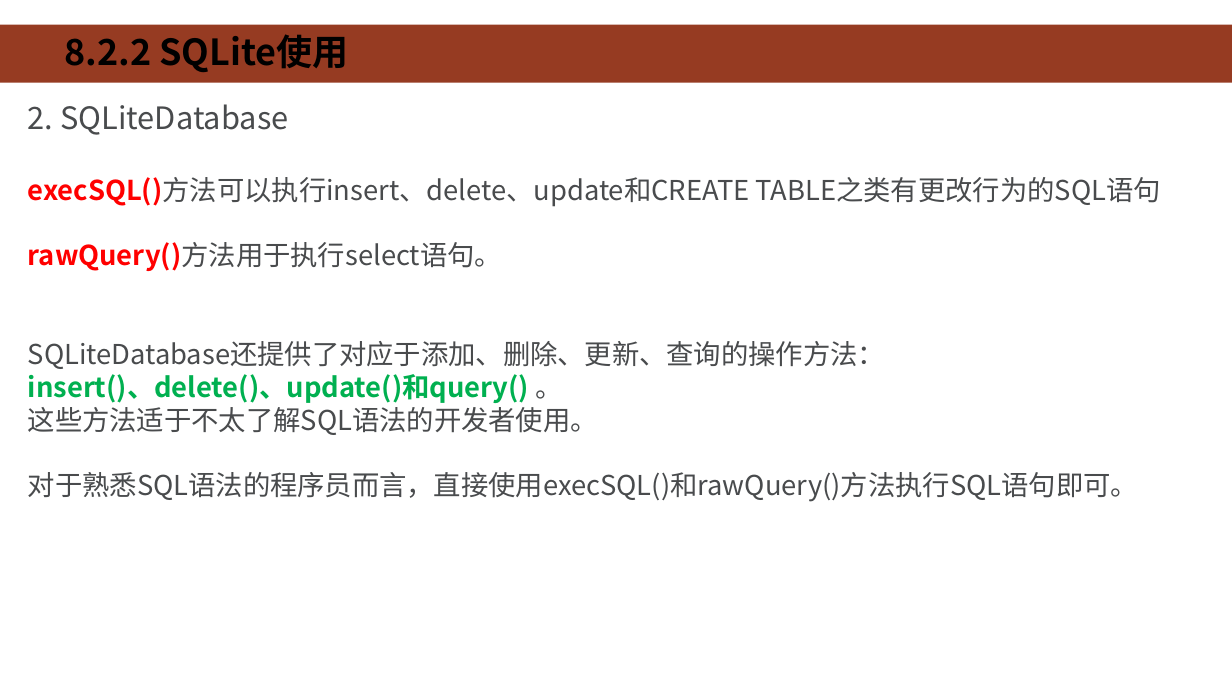
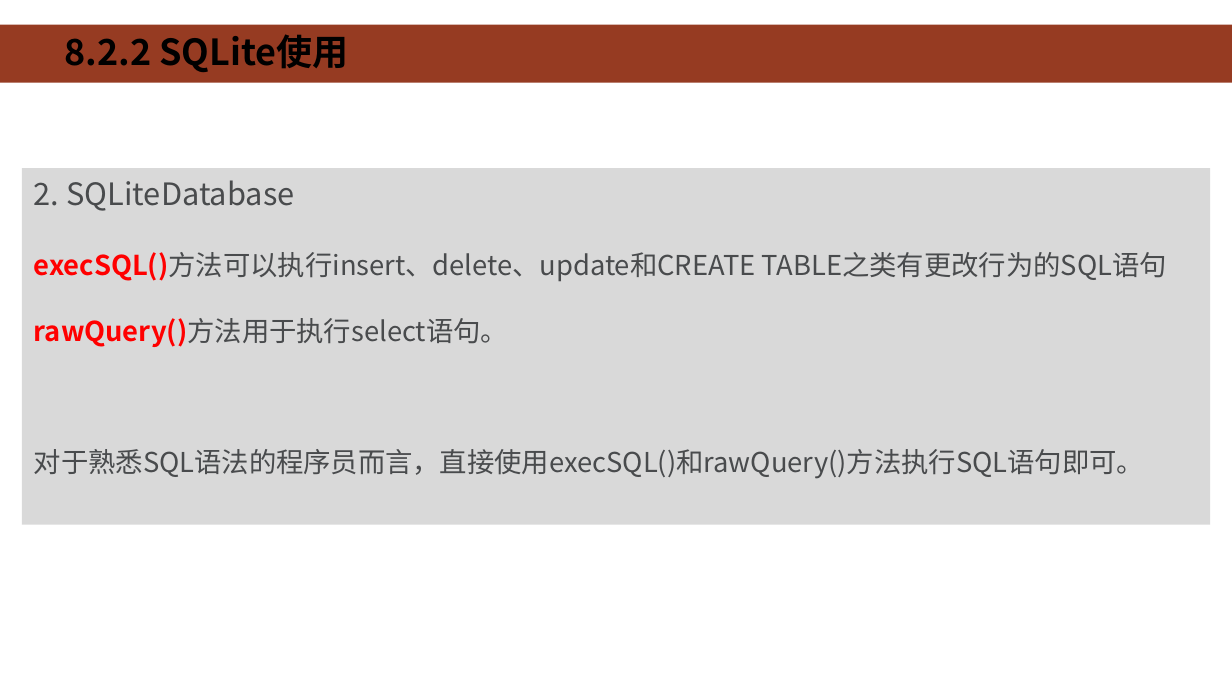
Before and after one commit to HBU/Android-PPT, a slide deck: slide 18 of 08.0 -- 数据存储 -- 第08章.pptx. Drawn at 1232x693 pixels with LibreOffice and Linux fonts; fonts in the diff are those of the drawing; background and template pictures are left out. Boxes give left, top, right and bottom in pixels: in the first picture for what was removed or moved away, otherwise in the second. Text is boxed around its words. In the diff, an @@ line names an element or a change of style, - is before the commit and + after.

```diff
--- a/08.0 -- 数据存储 -- 第08章.pptx
+++ b/08.0 -- 数据存储 -- 第08章.pptx
@@ rectangle "2. SQLiteDatabase": place and size @@
-rectangle "2. SQLiteDatabase" at [28,104,1161,502]
+rectangle "2. SQLiteDatabase" at [22,169,1211,525]
@@ rectangle "2. SQLiteDatabase" at [22,169,1211,525]: fill none to #D9D9D9 @@
@@ text in rectangle at [28,341,885,435]: paragraphs removed @@
-SQLiteDatabase还提供了对应于添加、删除、更新、查询的操作方法：
-insert()、delete()、update()和query() 。
-这些方法适于不太了解SQL语法的开发者使用。
```
Also in this commit, not shown: 27 other slides changed.
